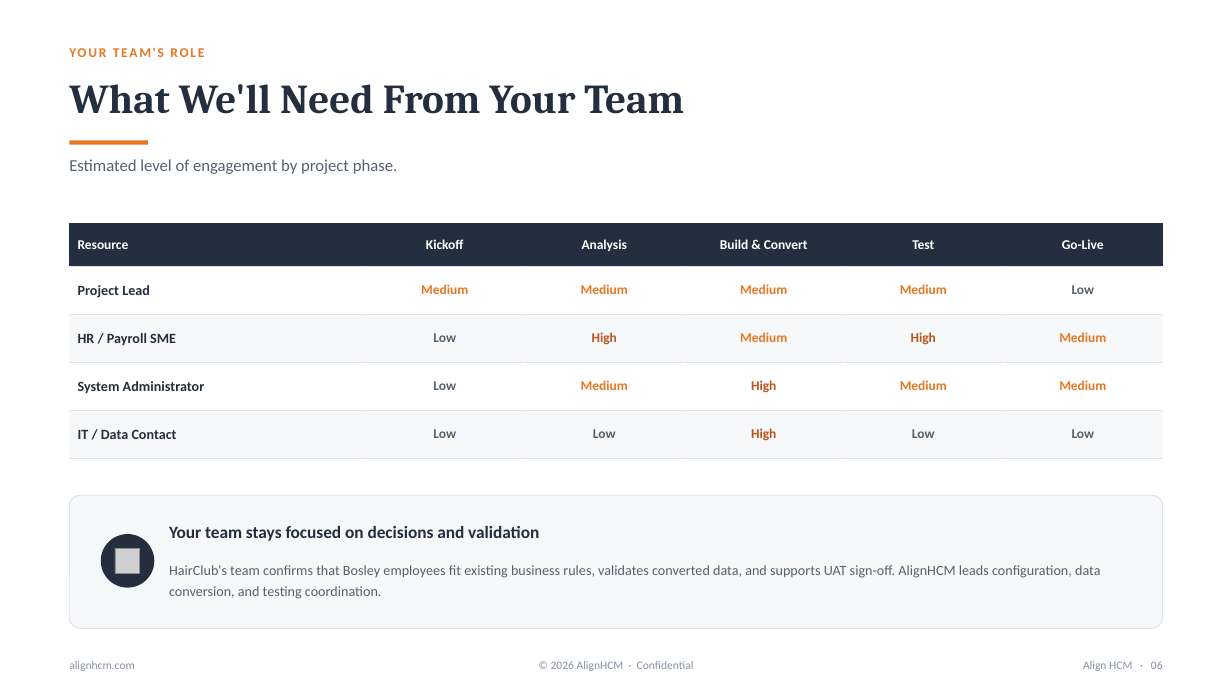
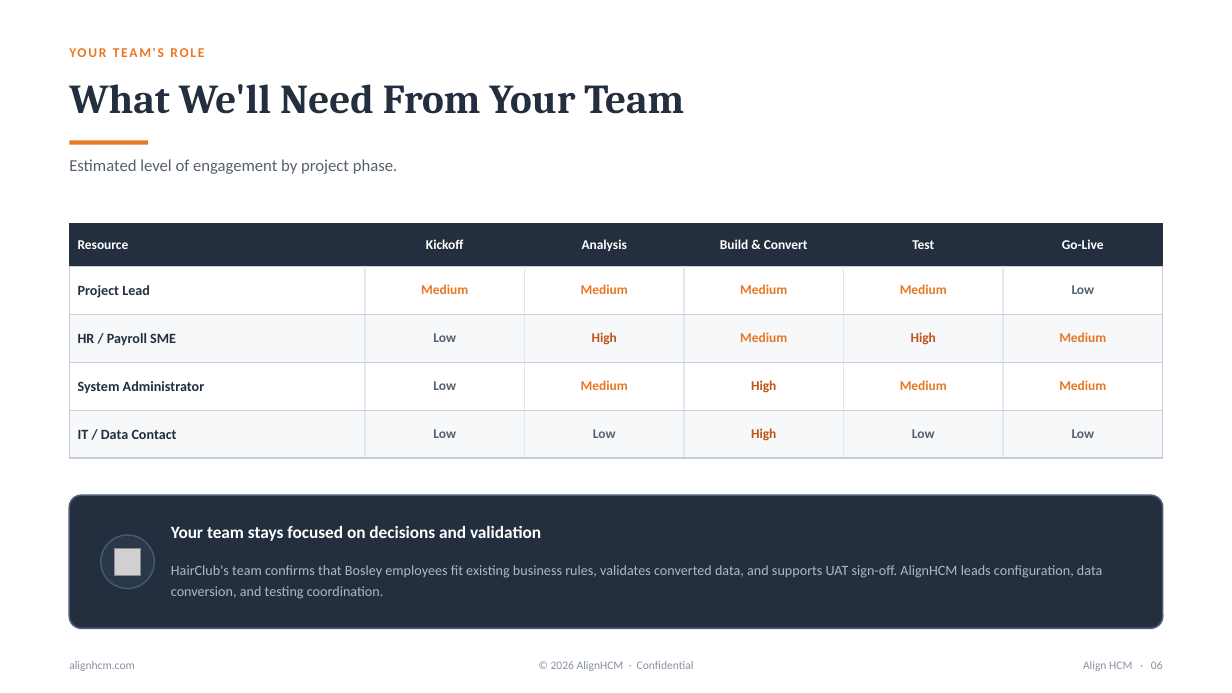
Before and after one commit to dillonmohr8777/client-operations-canonical, a slide deck: slide 6 of clients/align-hcm/deliverables/2026-08-12-bosley-hairclub-ukg-pro-merger-proposal/Align_HCM_Bosley_HairClub_UKG_Pro_Merger.pptx. Drawn at 1232x693 pixels with LibreOffice and Linux fonts; fonts in the diff are those of the drawing; grey boxes stand for pictures. Boxes give left, top, right and bottom in pixels: in the first picture for what was removed or moved away, otherwise in the second. Text is boxed around its words. In the diff, an @@ line names an element or a change of style, - is before the commit and + after.

```diff
--- a/clients/align-hcm/deliverables/2026-08-12-bosley-hairclub-ukg-pro-merger-proposal/Align_HCM_Bosley_HairClub_UKG_Pro_Merger.pptx
+++ b/clients/align-hcm/deliverables/2026-08-12-bosley-hairclub-ukg-pro-merger-proposal/Align_HCM_Bosley_HairClub_UKG_Pro_Merger.pptx
@@ table at [69, 224, 1165, 458] @@
@@ borders changed @@
@@ rounded rectangle at [69, 495, 1163, 628]: fill #F6F8FA to #232E3E; outline #DCE2E9 0.75 pt to #4A5C75 1.25 pt; proportions changed @@
@@ ellipse at [101, 535, 154, 589]: fill #232E3E to #2B3849; outline none to #4A5C75 1 pt @@
@@ text "Your team stays focused on ..." at [171, 526, 541, 541]: text colour #232E3E to #FFFFFF @@
@@ text "HairClub's team confirms that Bosley ..." at [171, 565, 1102, 599]: text colour #55606E to #AEB9C8 @@
```
Also in this commit, not shown: 5 other slides changed, 25 other files.
